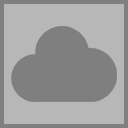
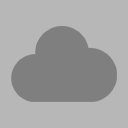
Two versions of the same layered image (128 × 128). Layer-by-layer changes:
hid "Rectangle 1" over (0, 0, 128, 128)
